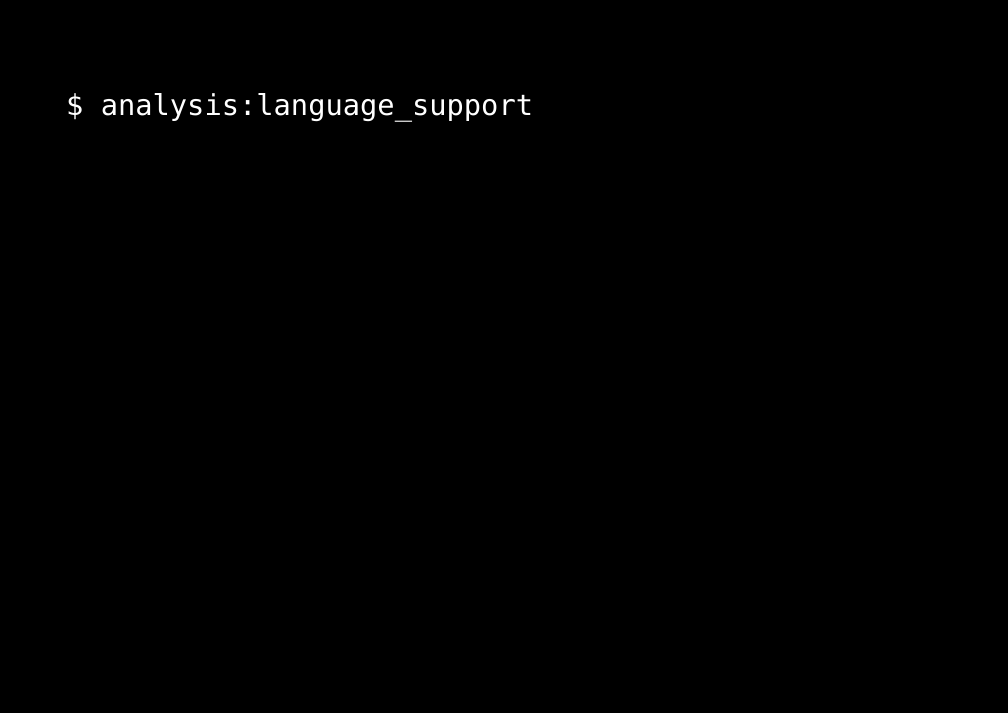
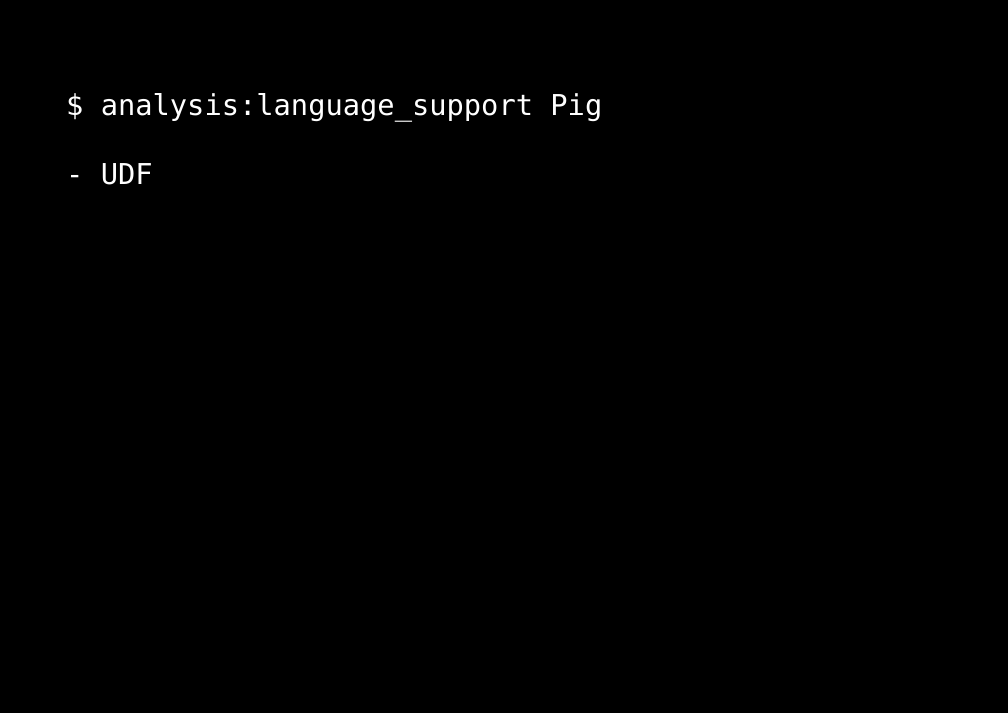
Before and after one commit to dzamurovic/coding-serbia-2014, a slide deck: slide 43 of coding-serbia.pptx (slide 39 before the commit). Drawn at 1008x713 pixels with LibreOffice and Linux fonts; fonts in the diff are those of the drawing. Boxes give left, top, right and bottom in pixels: in the first picture for what was removed or moved away, otherwise in the second. Text is boxed around its words. In the diff, an @@ line names an element or a change of style, - is before the commit and + after.

Commit message:
Added text for presentation.

```diff
--- a/coding-serbia.pptx
+++ b/coding-serbia.pptx
@@ rectangle "$ analysis:language_support Pig": place and size @@
-rectangle "$ analysis:language_support Pig" at <box>49,78,966,130</box>
+rectangle "$ analysis:language_support Pig" at <box>49,78,966,200</box>
@@ text in rectangle at <box>101,93,602,185</box>: text changed @@
-$ analysis:language_support
+$ analysis:language_support Pig
+- UDF
```
Also in this commit, not shown: 4 other slides changed, 8 slides added, 2 slides removed.
